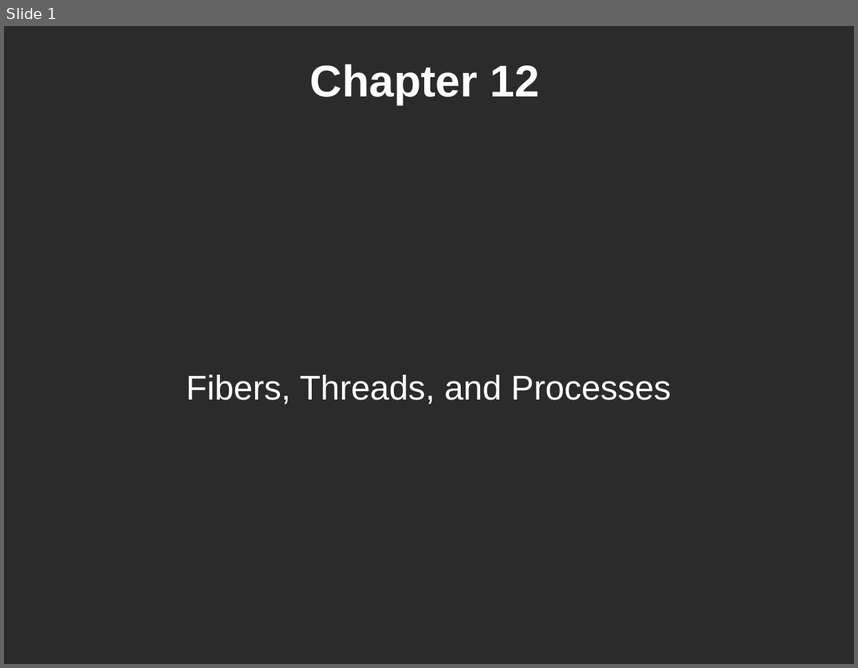
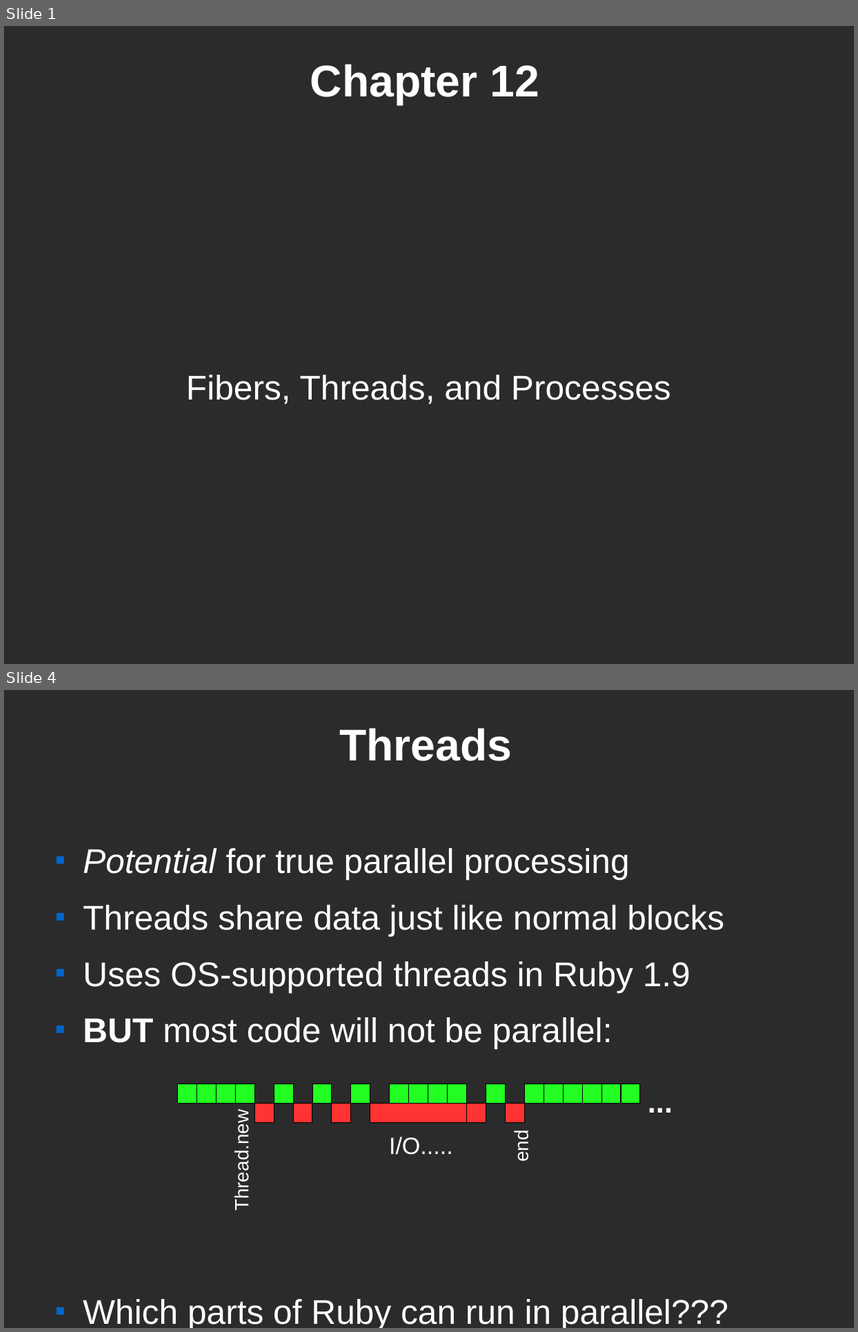
Before and after one commit to pdg137/concurrency-pres, a slide deck: concurrency.odp. Shown one above the other, each under a label of ours: slide 1 before the commit, slides 1 and 4 after it; the slides between them are not shown. The pictures are 858x668 and 858x1332 pixels, drawn with LibreOffice and Linux fonts; fonts in the diff are those of the drawing; background and template pictures are left out; a plain dark background stands for a picture behind light text. Boxes give left, top, right and bottom in pixels: in the first picture for what was removed or moved away, otherwise in the second. Text is boxed around its words. In the diff, an @@ line names an element or a change of style, - is before the commit and + after.

Commit message:
threads and processes

```diff
--- a/concurrency.odp
+++ b/concurrency.odp
@@ slide 4 added at box(4, 690, 854, 1328), background picture (left out) @@
@@ title added at box(340, 728, 513, 761), 41.4 pt, text #FFFFFF, bold @@
+Threads
@@ text added at box(83, 848, 728, 1328), 32 pt, text #FFFFFF @@
+■ Potential for true parallel processing
+■ Threads share data just like normal blocks
+■ Uses OS-supported threads in Ruby 1.9
+■ BUT most code will not be parallel:
+■ Which parts of Ruby can run in parallel???
@@ group added at box(178, 1078, 680, 1208): 24 rectangles, 4 texts @@
+...
+Thread.new
+end
+I/O.....
```
Also in this commit, not shown: 3 slides changed, 4 other slides added, 3 other files.
